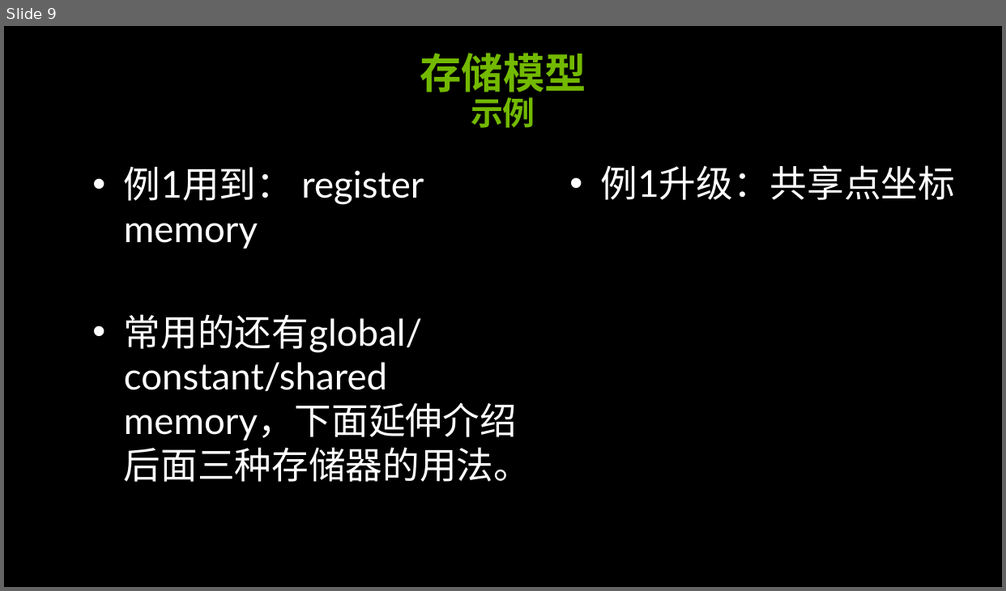
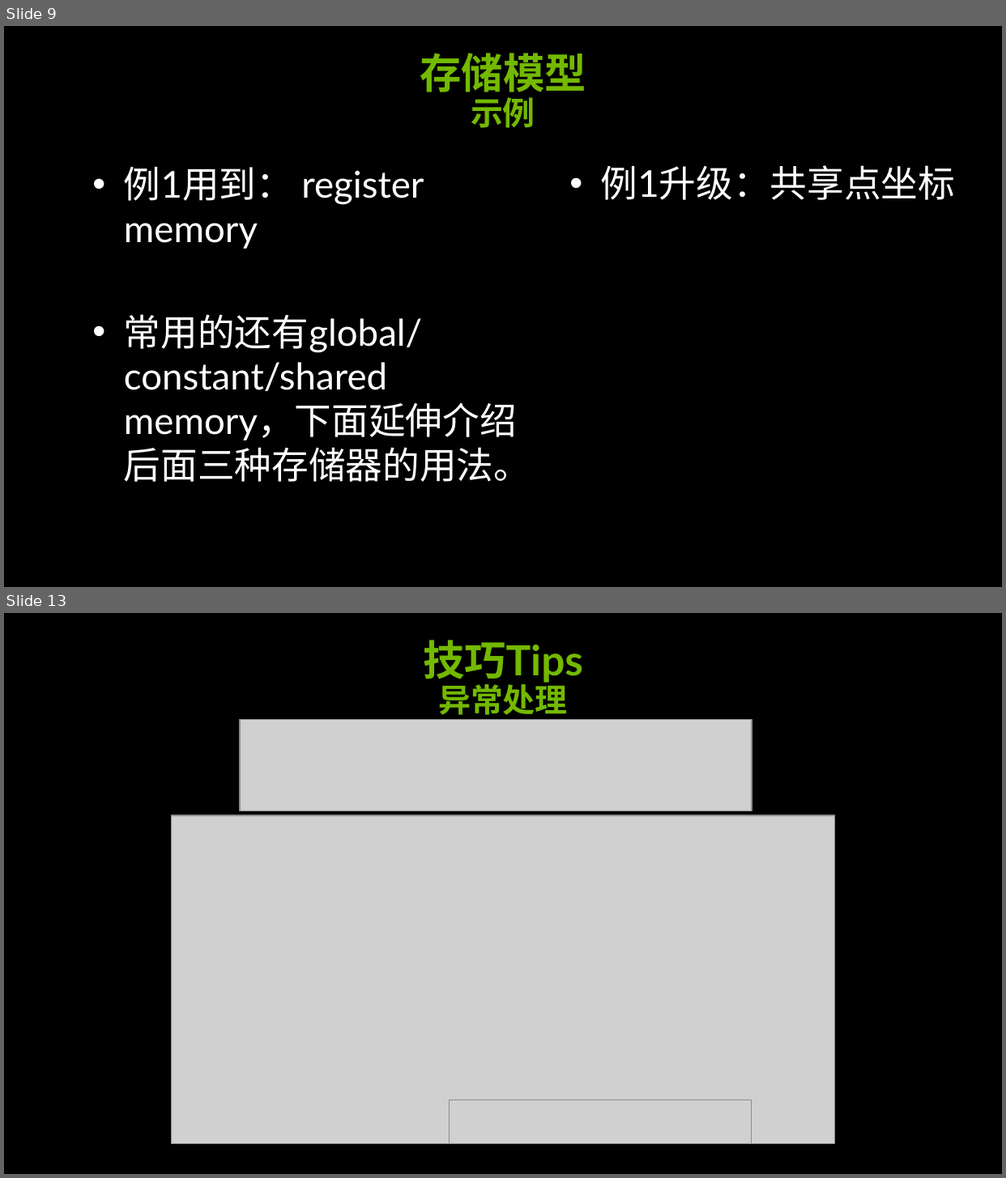
Before and after one commit to soulsheng/CUDA-Practice, a slide deck: doc/cuda_training_day1_pm(20141219Liu).pptx. Shown one above the other, each under a label of ours: slide 9 before the commit, slides 9 and 13 after it; the slides between them are not shown. The pictures are 1006x591 and 1006x1178 pixels, drawn with LibreOffice and Linux fonts; fonts in the diff are those of the drawing; grey boxes stand for pictures; background and template pictures are left out. Boxes give left, top, right and bottom in pixels: in the first picture for what was removed or moved away, otherwise in the second. Text is boxed around its words. In the diff, an @@ line names an element or a change of style, - is before the commit and + after.

```diff
--- a/doc/cuda_training_day1_pm(20141219Liu).pptx
+++ b/doc/cuda_training_day1_pm(20141219Liu).pptx
@@ slide 13 added at box(4, 613, 1002, 1174), background picture (left out) @@
@@ title added at box(423, 640, 583, 722), 36 pt, text #73B900, bold @@
+技巧Tips
+异常处理
@@ picture added at box(240, 719, 752, 811) @@
@@ picture added at box(171, 816, 835, 1144) @@
@@ picture added at box(449, 1101, 752, 1144) @@
```
Also in this commit, not shown: 2 slides changed, 6 other slides added, 1 slide removed.
